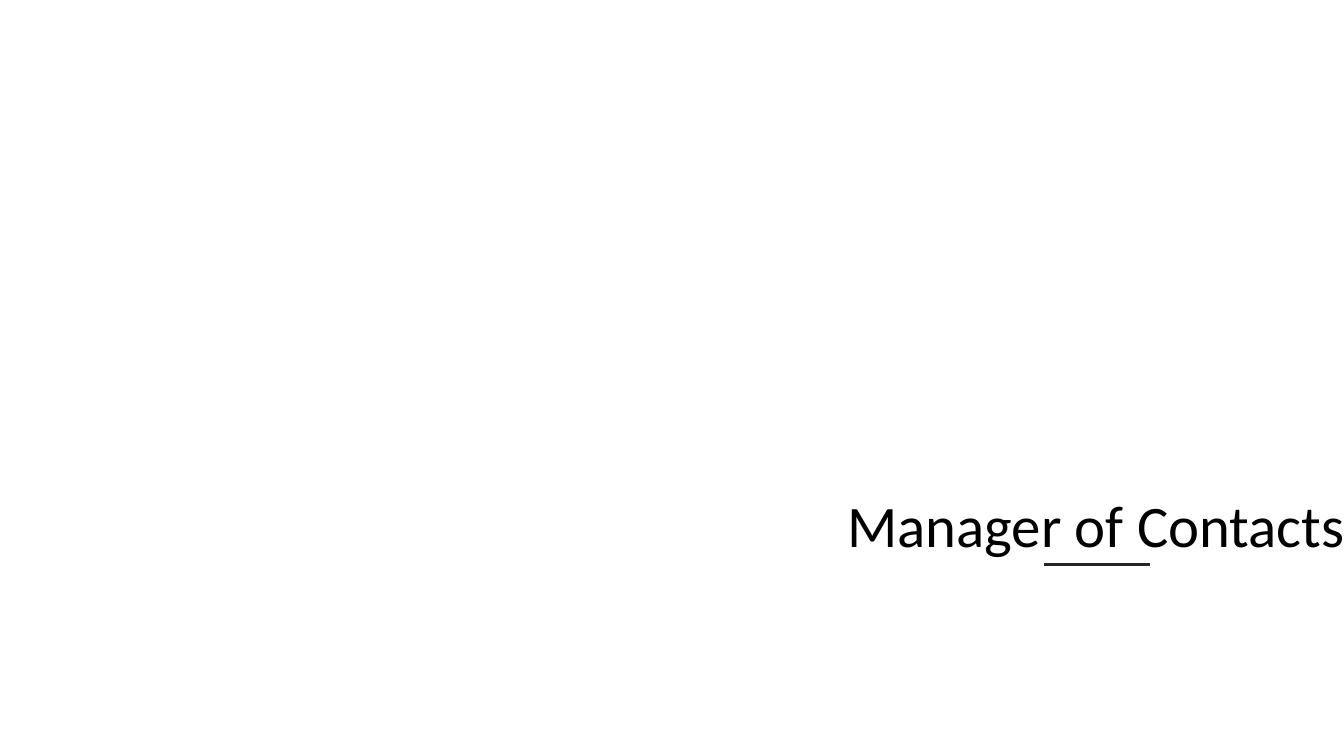
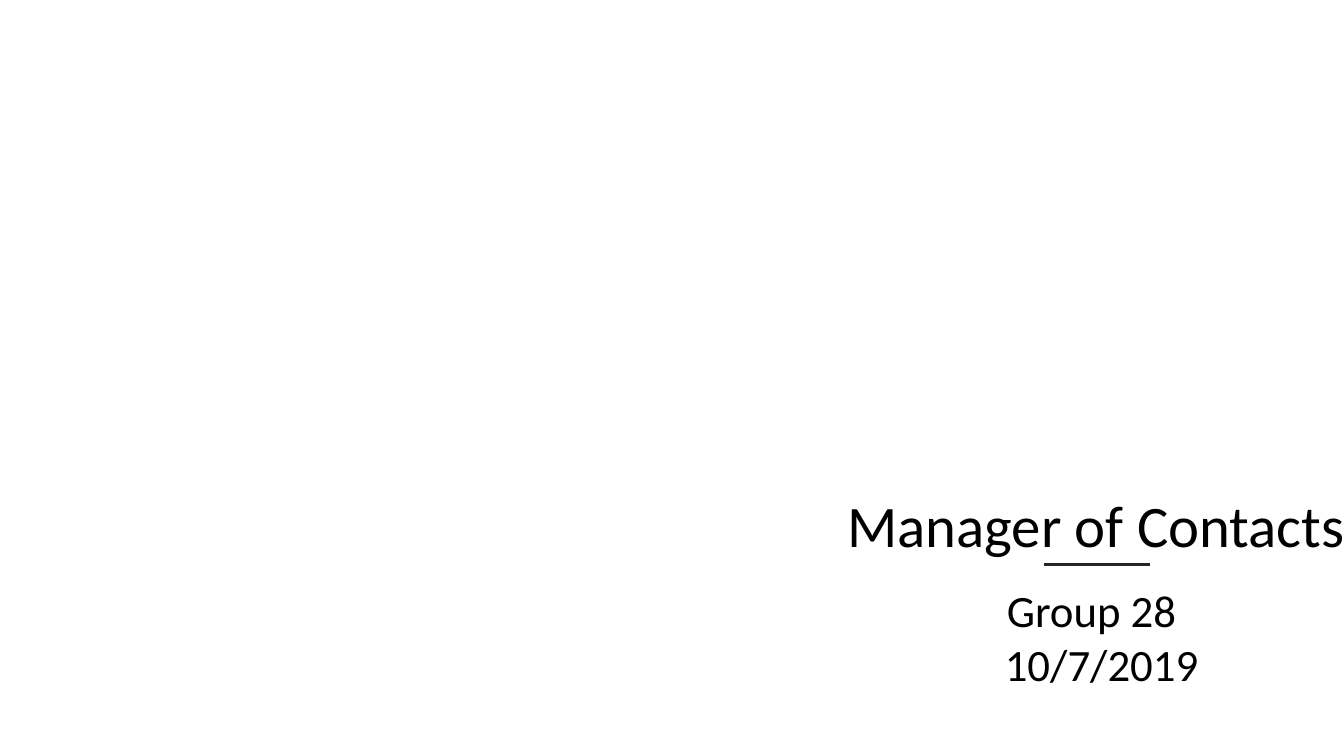
Before and after one commit to andrew-nicely/COP4331-Contact-Manager, a slide deck: slide 2 of VincentFiles/Contact Manager.pptx (slide 1 before the commit). Drawn at 1344x756 pixels with LibreOffice and Linux fonts; fonts in the diff are those of the drawing; background and template pictures are left out. Boxes give left, top, right and bottom in pixels: in the first picture for what was removed or moved away, otherwise in the second. Text is boxed around its words. In the diff, an @@ line names an element or a change of style, - is before the commit and + after.

```diff
--- a/VincentFiles/Contact Manager.pptx
+++ b/VincentFiles/Contact Manager.pptx
@@ text added at <box>1005,596,1199,683</box>, 32 pt, text #000000 @@
+Group 28
+10/7/2019
```
Also in this commit, not shown: 3 other slides changed, 4 slides added.
